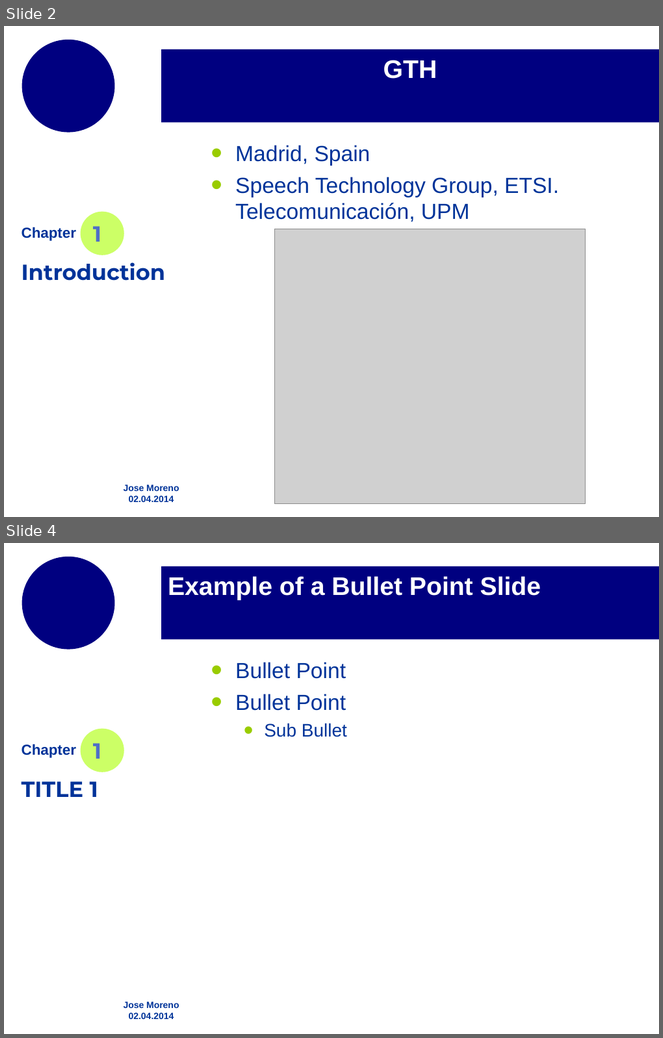
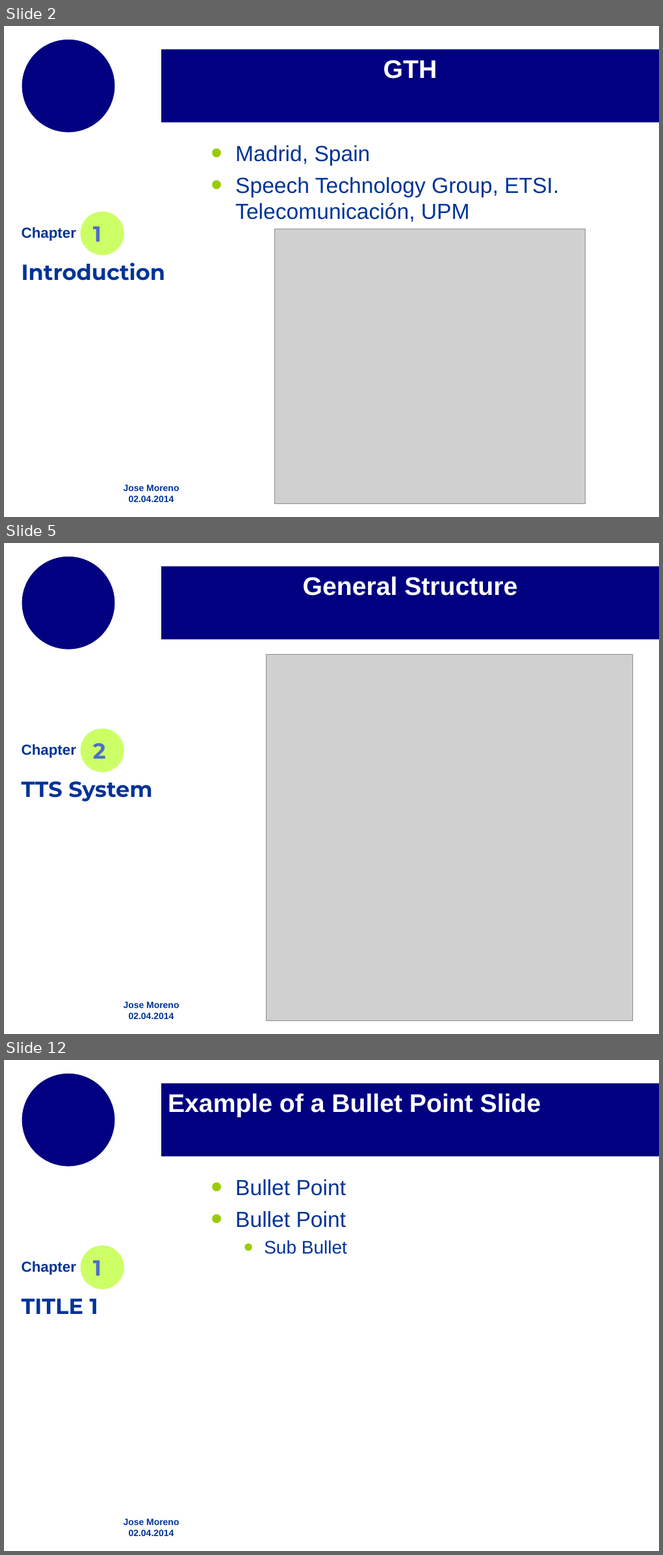
Before and after one commit to josemoreno/PFC_memoria, a slide deck: pres.odp. Shown one above the other, each under a label of ours: slides 2 and 4 before the commit, slides 2, 5 and 12 after it; the slides between them are not shown. The pictures are 663x1038 and 663x1555 pixels, drawn with LibreOffice and Linux fonts; fonts in the diff are those of the drawing; grey boxes stand for pictures; background and template pictures are left out. Boxes give left, top, right and bottom in pixels: in the first picture for what was removed or moved away, otherwise in the second. Text is boxed around its words. In the diff, an @@ line names an element or a change of style, - is before the commit and + after.

```diff
--- a/pres.odp
+++ b/pres.odp
@@ slide 5 added at (4,543,659,1034), background #FFFFFF; not listed: 2 template elements that a slide beside it also shows @@
@@ title added at (161,566,659,639), fill #000080, 28 pt, text #FFFFFF, bold @@
+General Structure
@@ picture added at (266,654,633,1021) @@
@@ ellipse added at (81,728,124,772), fill #CCFF66 @@
@@ text added at (22,744,76,758), 16 pt, text #003399, bold @@
+Chapter
@@ text added at (93,743,106,759), 24 pt, text #4E6EC8, bold @@
+2
@@ text added at (22,782,152,802), 24 pt, text #003399, bold @@
+TTS System
@@ what was slide 4 is now slide 12 @@
```
Also in this commit, not shown: 1 slide changed, 7 other slides added, 5 other files.
